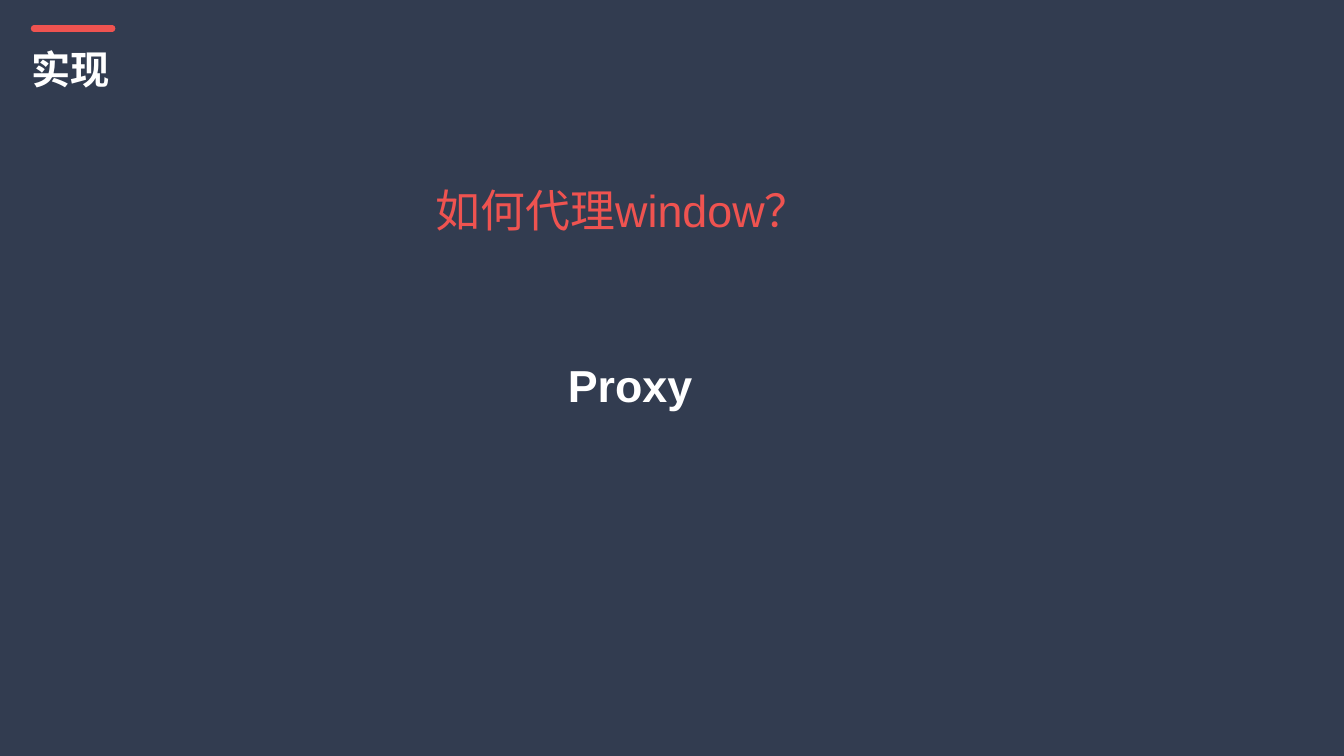
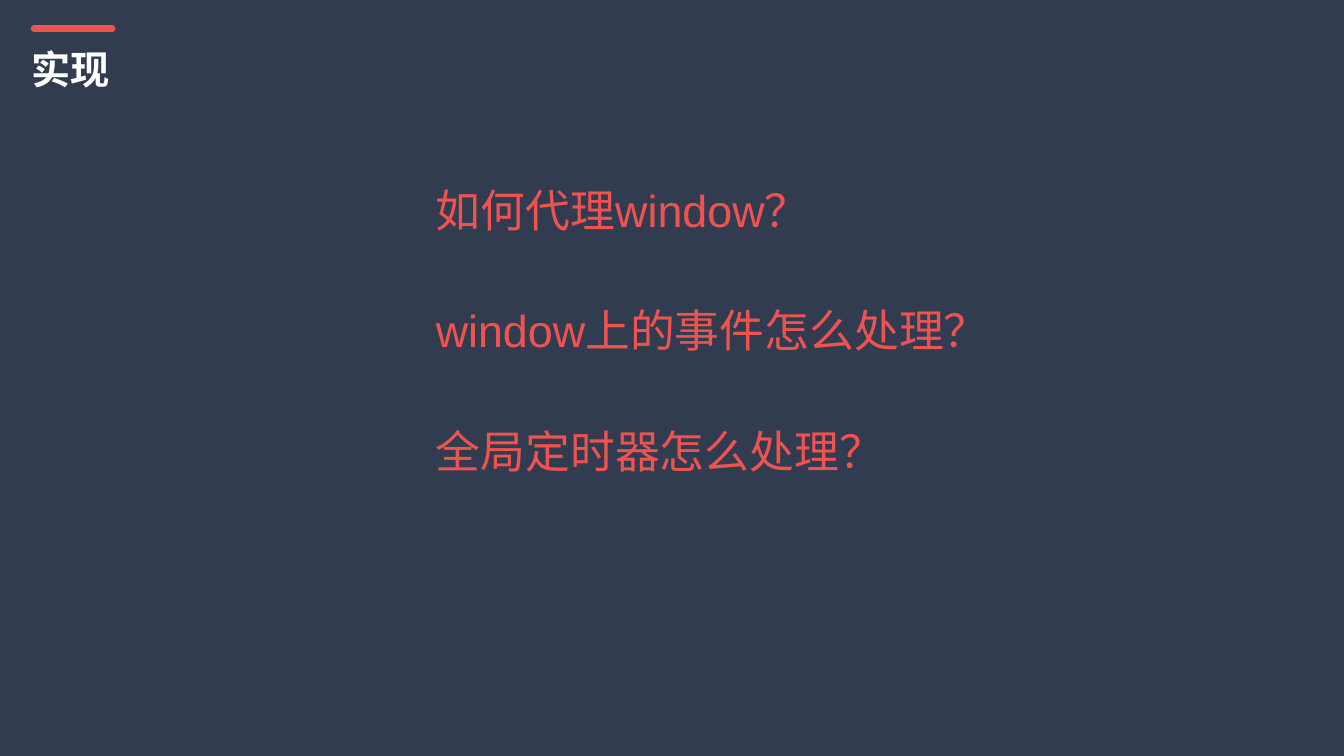
Before and after one commit to leason-wan/talk, a slide deck: slide 12 of 沙盒.pptx. Drawn at 1344x756 pixels with LibreOffice and Linux fonts; fonts in the diff are those of the drawing. Boxes give left, top, right and bottom in pixels: in the first picture for what was removed or moved away, otherwise in the second. Text is boxed around its words. In the diff, an @@ line names an element or a change of style, - is before the commit and + after.

```diff
--- a/沙盒.pptx
+++ b/沙盒.pptx
@@ text added at (436,312,989,351), 32 pt, text #EF5350 @@
+window上的事件怎么处理？
@@ text removed at (568,371,692,411) @@
-Proxy
@@ text added at (436,430,884,472), 32 pt, text #EF5350 @@
+全局定时器怎么处理？
```
Also in this commit, not shown: 5 other files.
